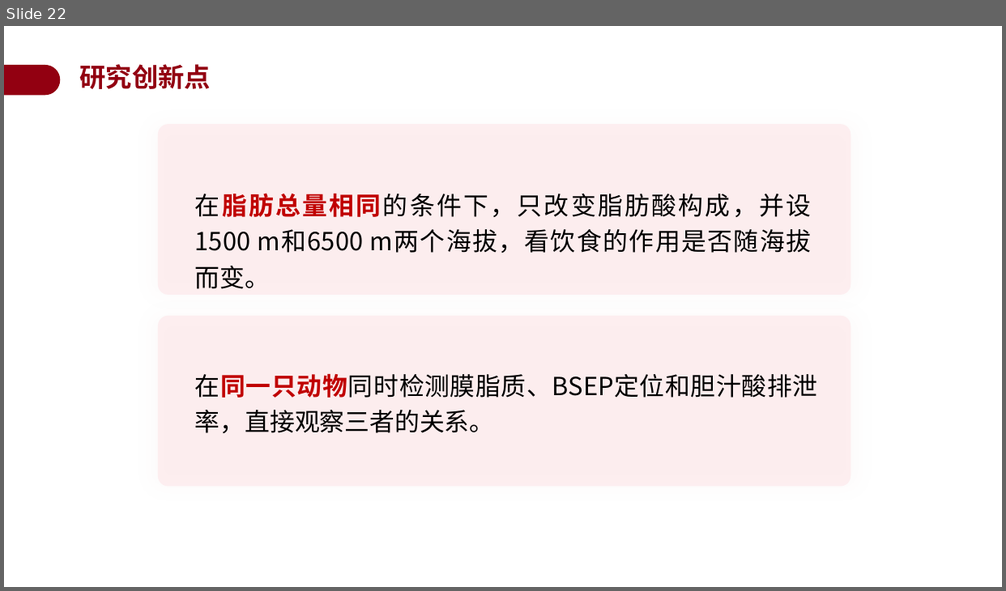
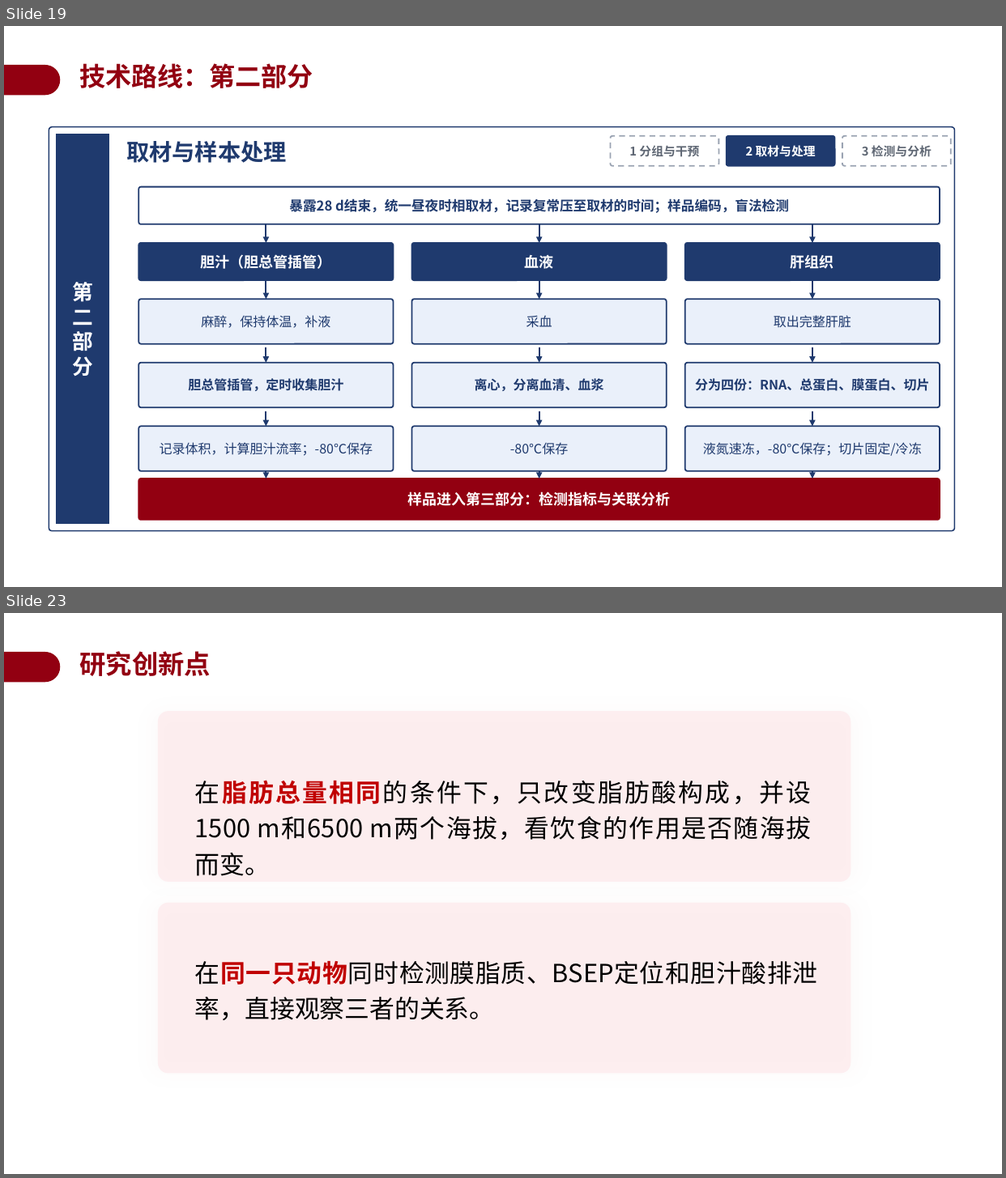
Before and after one commit to a854589274-afk/1, a slide deck: 开题答辩PPT_BSEP高原低压低氧.pptx. Shown one above the other, each under a label of ours: slide 22 before the commit, slides 19 and 23 after it; the slides between them are not shown. The pictures are 1006x591 and 1006x1178 pixels, drawn with LibreOffice and Linux fonts; fonts in the diff are those of the drawing; background and template pictures are left out. Boxes give left, top, right and bottom in pixels: in the first picture for what was removed or moved away, otherwise in the second. Text is boxed around its words. In the diff, an @@ line names an element or a change of style, - is before the commit and + after.

```diff
--- a/开题答辩PPT_BSEP高原低压低氧.pptx
+++ b/开题答辩PPT_BSEP高原低压低氧.pptx
@@ slide 19 added at (x1=4, y1=26, x2=1002, y2=587), background #FFFFFF; not listed: 1 template element that a slide beside it also shows @@
@@ text added at (x1=80, y1=63, x2=313, y2=88), 25 pt, text #920011, bold @@
+技术路线：第二部分
@@ group added at (x1=49, y1=127, x2=955, y2=531): 18 rounded rectangles, 15 arrows, 1 rectangle, 1 text @@
+第
+二
+部
+分
+取材与样本处理
+1 分组与干预
+2 取材与处理
+3 检测与分析
+暴露28 d结束，统一昼夜时相取材，记录复常压至取材的时间；样品编码，盲法检测
+胆汁（胆总管插管）
+血液
+肝组织
+麻醉，保持体温，补液
+胆总管插管，定时收集胆汁
+记录体积，计算胆汁流率；-80℃保存
+采血
+离心，分离血清、血浆
+-80℃保存
+取出完整肝脏
+分为四份：RNA、总蛋白、膜蛋白、切片
+液氮速冻，-80℃保存；切片固定/冷冻
+样品进入第三部分：检测指标与关联分析
@@ what was slide 22 is now slide 23 @@
```
Also in this commit, not shown: 9 slides changed, 3 other slides added, 2 slides removed.
